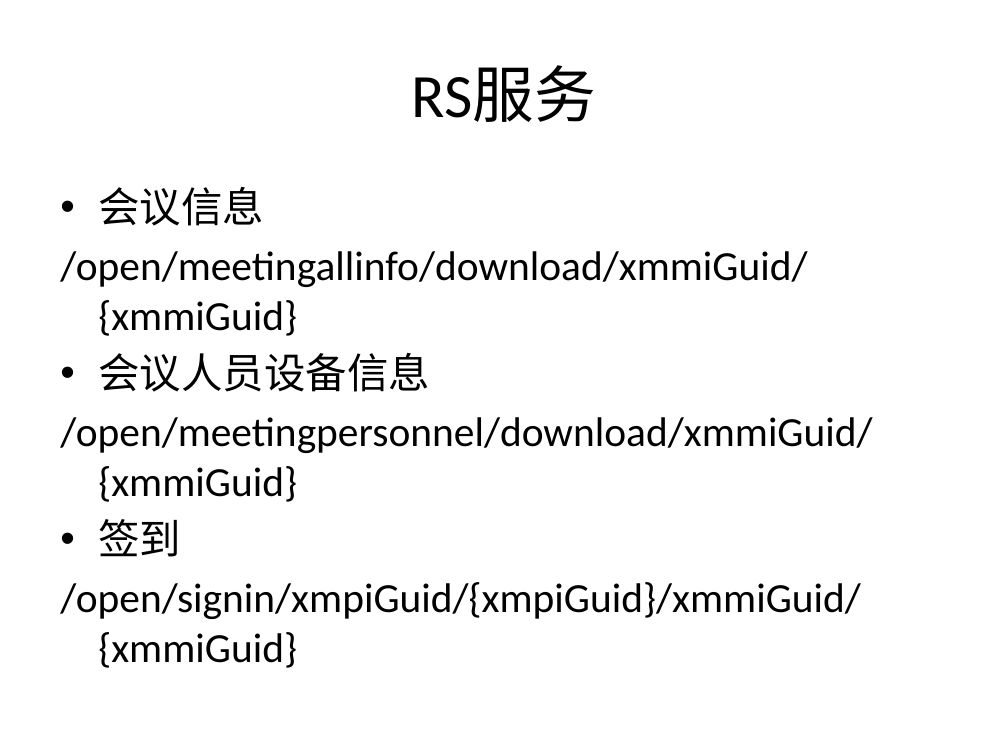
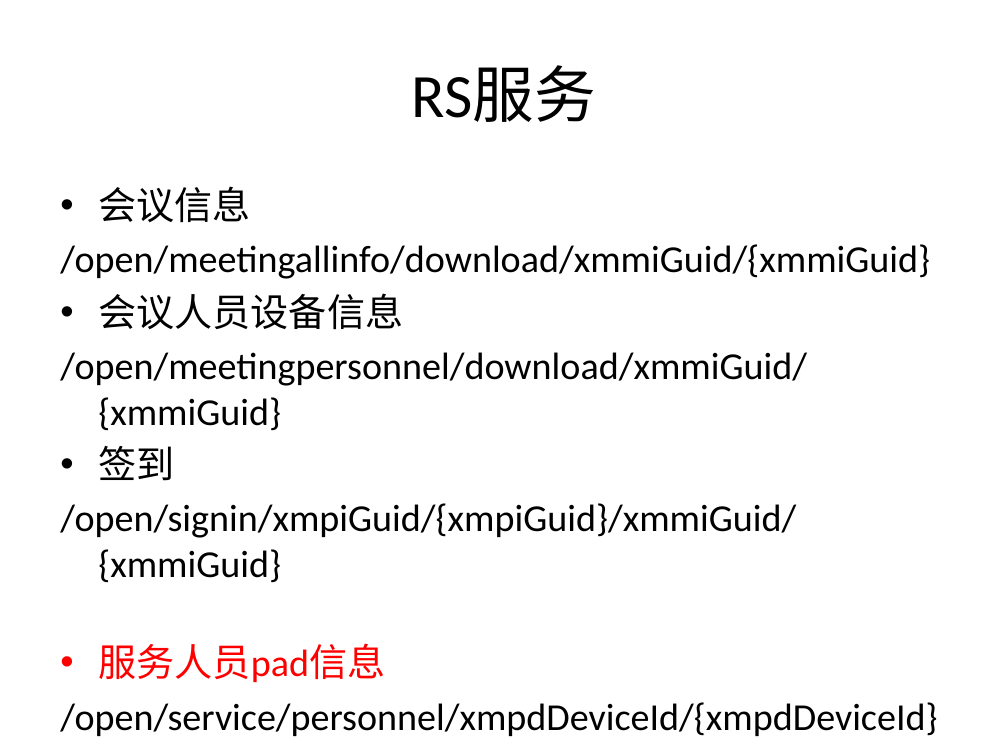
Before and after one commit to ljvblfz/x00001, a slide deck: slide 5 of sourcecode/project/xmeeting/doc/前后台交互服务设计.pptx. Drawn at 1008x756 pixels with LibreOffice and Linux fonts; fonts in the diff are those of the drawing. Boxes give left, top, right and bottom in pixels: in the first picture for what was removed or moved away, otherwise in the second. Text is boxed around its words. In the diff, an @@ line names an element or a change of style, - is before the commit and + after.

```diff
--- a/sourcecode/project/xmeeting/doc/前后台交互服务设计.pptx
+++ b/sourcecode/project/xmeeting/doc/前后台交互服务设计.pptx
@@ text at [60,186,930,583]: size 29.6 to 27.2 pt in "会议信息", "/open/meetingallinfo/download/xmmiGuid/{xmmiGuid}", "会议人员设备信息", "/open/meetingpersonnel/download/xmmiGuid/{xmmiGuid}" and 2 more places @@
@@ text at [60,643,937,736]: paragraphs added @@
+• 服务人员pad信息
+/open/service/personnel/xmpdDeviceId/{xmpdDeviceId}
```
Also in this commit, not shown: 1 other slide changed, 1 slide added.
